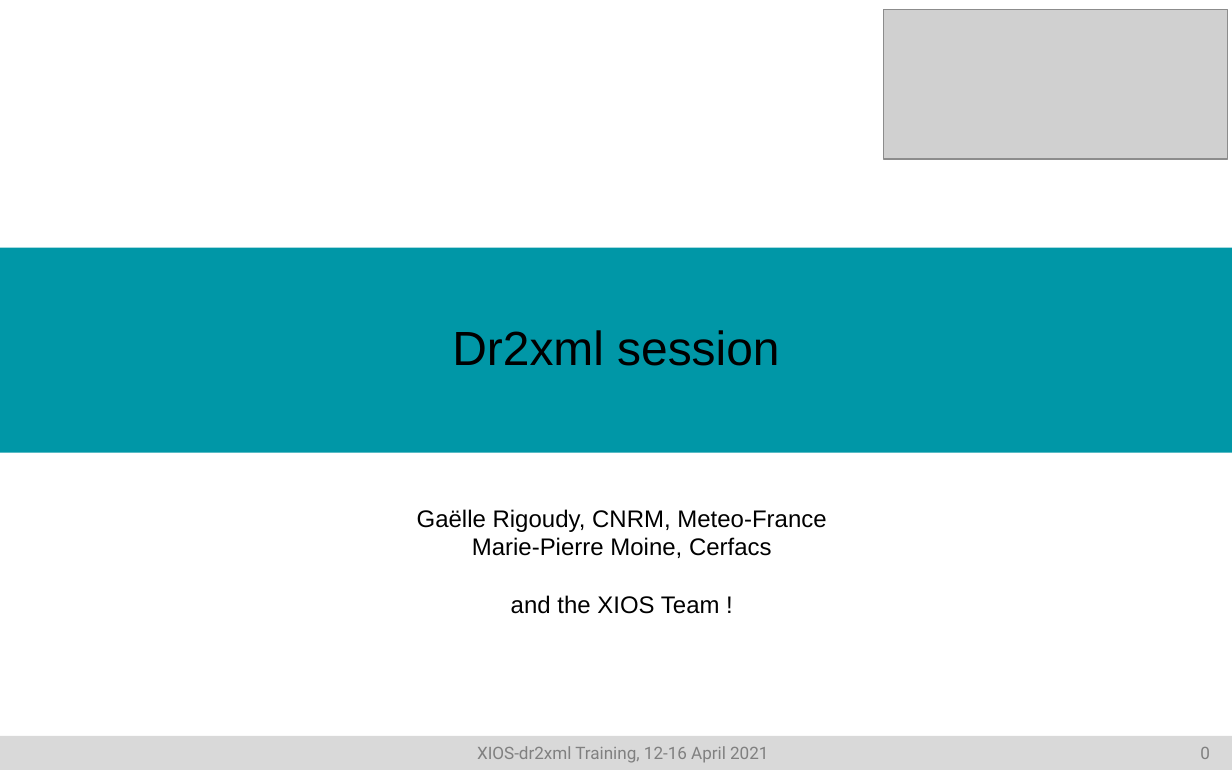
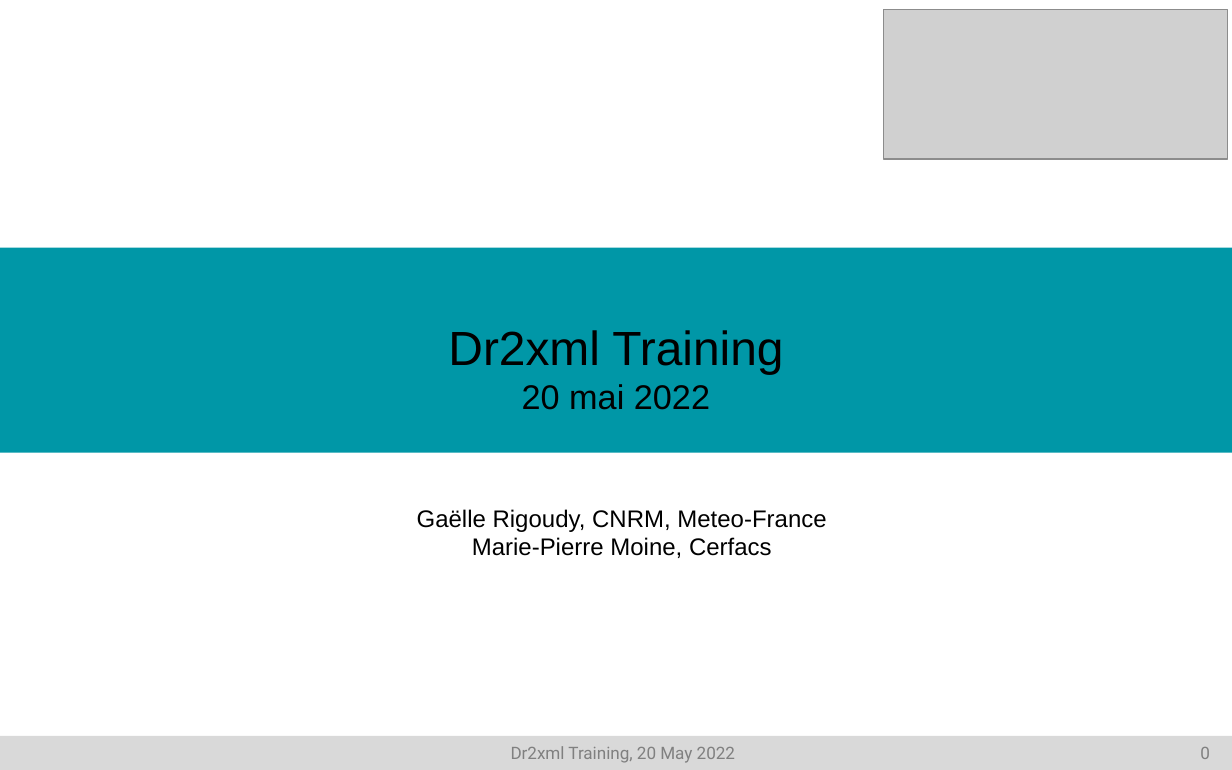
Before and after one commit to rigoudyg/dr2xml, a slide deck: slide 1 of slides/Formation_dr2xml.pptx. Drawn at 1232x770 pixels with LibreOffice and Linux fonts; fonts in the diff are those of the drawing; grey boxes stand for pictures. Boxes give left, top, right and bottom in pixels: in the first picture for what was removed or moved away, otherwise in the second. Text is boxed around its words. In the diff, an @@ line names an element or a change of style, - is before the commit and + after.

Commit message:
slides and docs for dr2xml training on 20.05.2022

```diff
--- a/slides/Formation_dr2xml.pptx
+++ b/slides/Formation_dr2xml.pptx
@@ text in rectangle at [448, 330, 783, 410]: text changed @@
-Dr2xml session
+Dr2xml Training
+20 mai 2022
@@ text at [511, 595, 720, 614]: paragraph removed @@
-and the XIOS Team !
@@ text in rectangle at [511, 746, 1210, 763]: text changed @@
-XIOS-dr2xml Training, 12-16 April 2021 0
+Dr2xml Training, 20 May 2022 0
```
Also in this commit, not shown: 42 other slides changed, 3 slides added, 4 other files.
